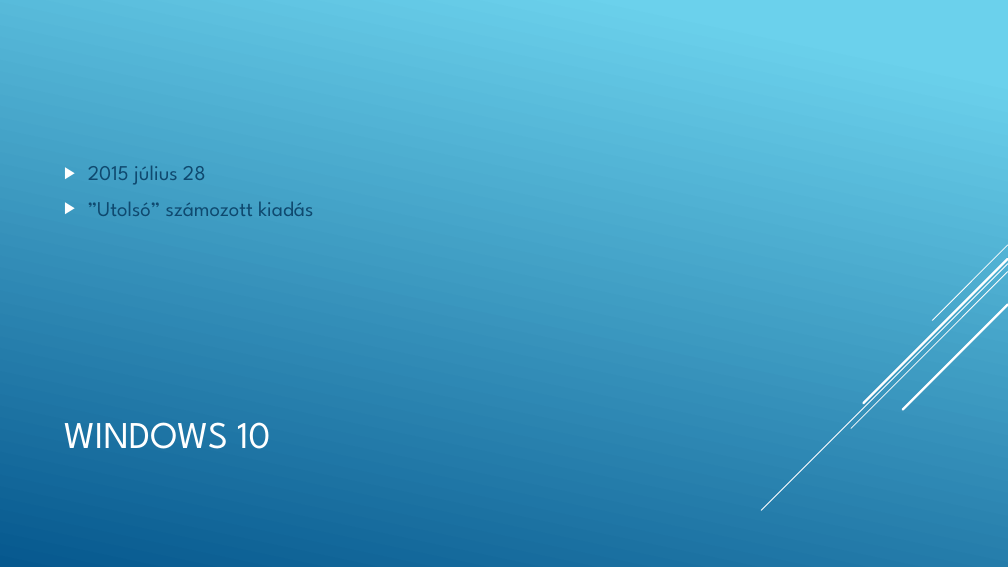
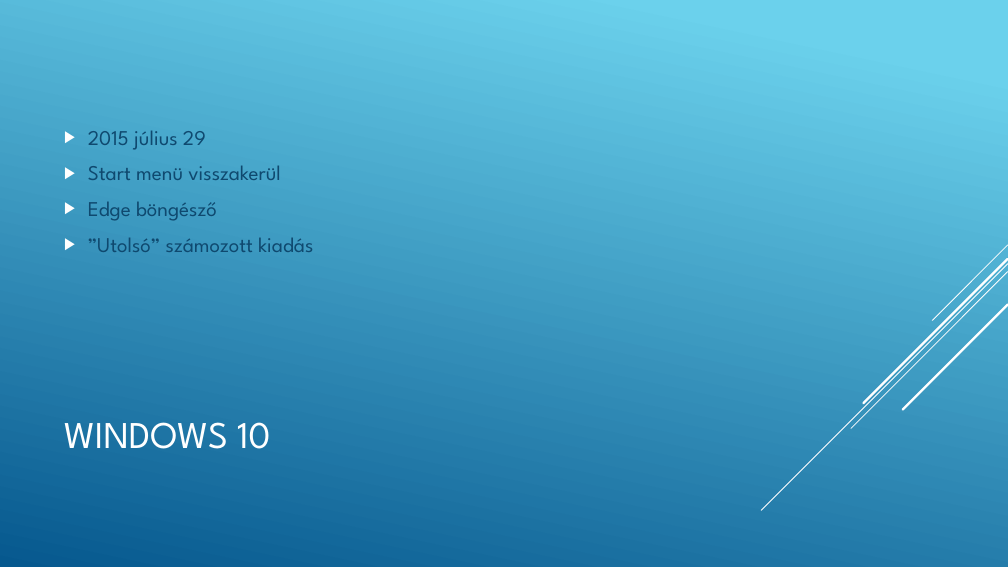
Before and after one commit to Martinanevem/ppt, a slide deck: slide 9 of A Windows történelme.pptx. Drawn at 1008x567 pixels with LibreOffice and Linux fonts; fonts in the diff are those of the drawing. Boxes give left, top, right and bottom in pixels: in the first picture for what was removed or moved away, otherwise in the second. Text is boxed around its words. In the diff, an @@ line names an element or a change of style, - is before the commit and + after.

```diff
--- a/A Windows történelme.pptx
+++ b/A Windows történelme.pptx
@@ text at [88, 130, 280, 221]: text changed @@
-▶ 2015 július 28
+▶ 2015 július 29
+▶ Start menü visszakerül
+▶ Edge böngésző
```
Also in this commit, not shown: 7 other slides changed.
